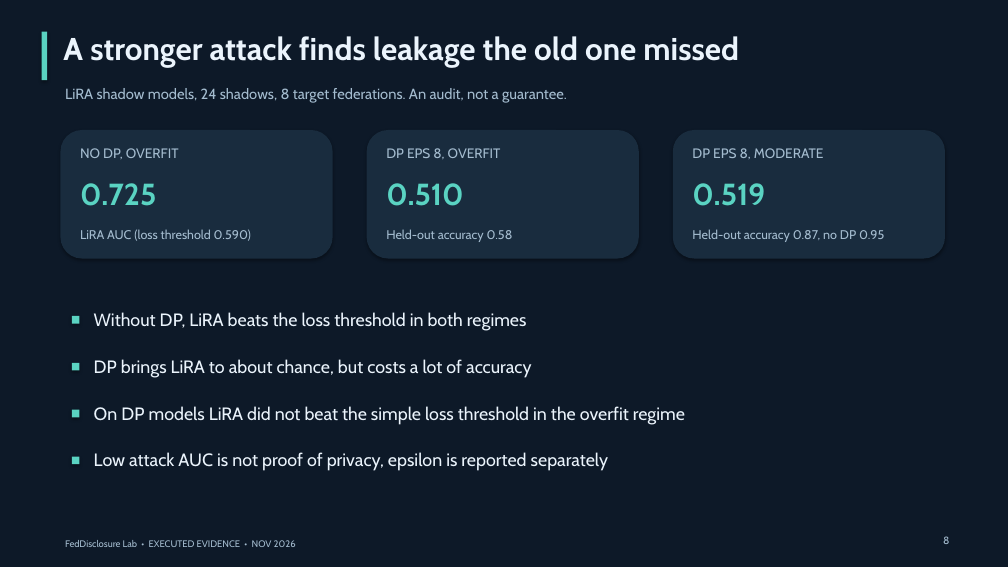
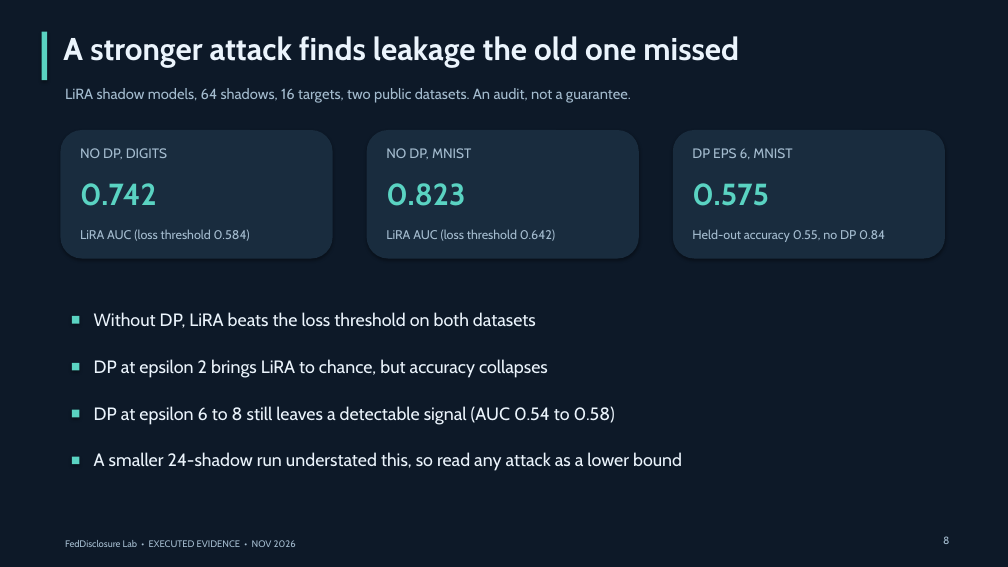
Before and after one commit to ahmedjawedaj/feddisclosure-lab, a slide deck: slide 8 of reports/faculty-briefing-v0.14.0.pptx. Drawn at 1008x567 pixels with LibreOffice and Linux fonts; fonts in the diff are those of the drawing. Boxes give left, top, right and bottom in pixels: in the first picture for what was removed or moved away, otherwise in the second. Text is boxed around its words. In the diff, an @@ line names an element or a change of style, - is before the commit and + after.

Commit message:
v0.14 remaining items: update-inversion views, multi-round SecAgg+ percentile rule, float32 replay gate, 64-shadow LiRA on Digits and MNIST
Adds an observation-model comparison (plaintext, SecAgg+ aggregate with upstream
quantiser arithmetic, n-1 collusion, Opacus DP) with 10 seeds, a Monte Carlo
acceptance rule for two-round SecAgg+ error, a float32 replay gate beside the
unchanged float64 gate (7 of 7 pass, float64 still 5 of 7), LiRA with 64 shadows
and 16 targets on two datasets (corrects the earlier 24-shadow understatement at
epsilon 6 to 8), a static workflow check, MNIST file provenance, docs, dashboard
and deck. Hosted CI remains BLOCKED, MNIST licence remains unresolved.

```diff
--- a/reports/faculty-briefing-v0.14.0.pptx
+++ b/reports/faculty-briefing-v0.14.0.pptx
@@ text at [65, 88, 631, 103]: text changed @@
-LiRA shadow models, 24 shadows, 8 target federations. An audit, not a guarantee.
+LiRA shadow models, 64 shadows, 16 targets, two public datasets. An audit, not a guarantee.
@@ text at [80, 148, 167, 159]: text changed @@
-NO DP, OVERFIT
+NO DP, DIGITS
@@ text at [386, 148, 471, 159]: text changed @@
-DP EPS 8, OVERFIT
+NO DP, MNIST
@@ text at [692, 148, 792, 159]: text changed @@
-DP EPS 8, MODERATE
+DP EPS 6, MNIST
@@ text at [80, 183, 157, 206]: text changed @@
-0.725
+0.742
@@ text at [386, 183, 465, 206]: text changed @@
-0.510
+0.823
@@ text at [692, 183, 768, 206]: text changed @@
-0.519
+0.575
@@ text at [80, 229, 250, 241]: text changed @@
-LiRA AUC (loss threshold 0.590)
+LiRA AUC (loss threshold 0.584)
@@ text at [386, 229, 555, 241]: text changed @@
-Held-out accuracy 0.58
+LiRA AUC (loss threshold 0.642)
@@ text at [692, 229, 885, 242]: text changed @@
-Held-out accuracy 0.87, no DP 0.95
+Held-out accuracy 0.55, no DP 0.84
@@ text at [94, 312, 536, 328]: text changed @@
-Without DP, LiRA beats the loss threshold in both regimes
+Without DP, LiRA beats the loss threshold on both datasets
@@ text at [94, 359, 548, 378]: text changed @@
-DP brings LiRA to about chance, but costs a lot of accuracy
+DP at epsilon 2 brings LiRA to chance, but accuracy collapses
@@ text at [94, 406, 615, 425]: text changed @@
-On DP models LiRA did not beat the simple loss threshold in the overfit regime
+DP at epsilon 6 to 8 still leaves a detectable signal (AUC 0.54 to 0.58)
@@ text at [94, 452, 682, 471]: text changed @@
-Low attack AUC is not proof of privacy, epsilon is reported separately
+A smaller 24-shadow run understated this, so read any attack as a lower bound
```
Also in this commit, not shown: 5 other slides changed, 1 slide added, 43 other files.
